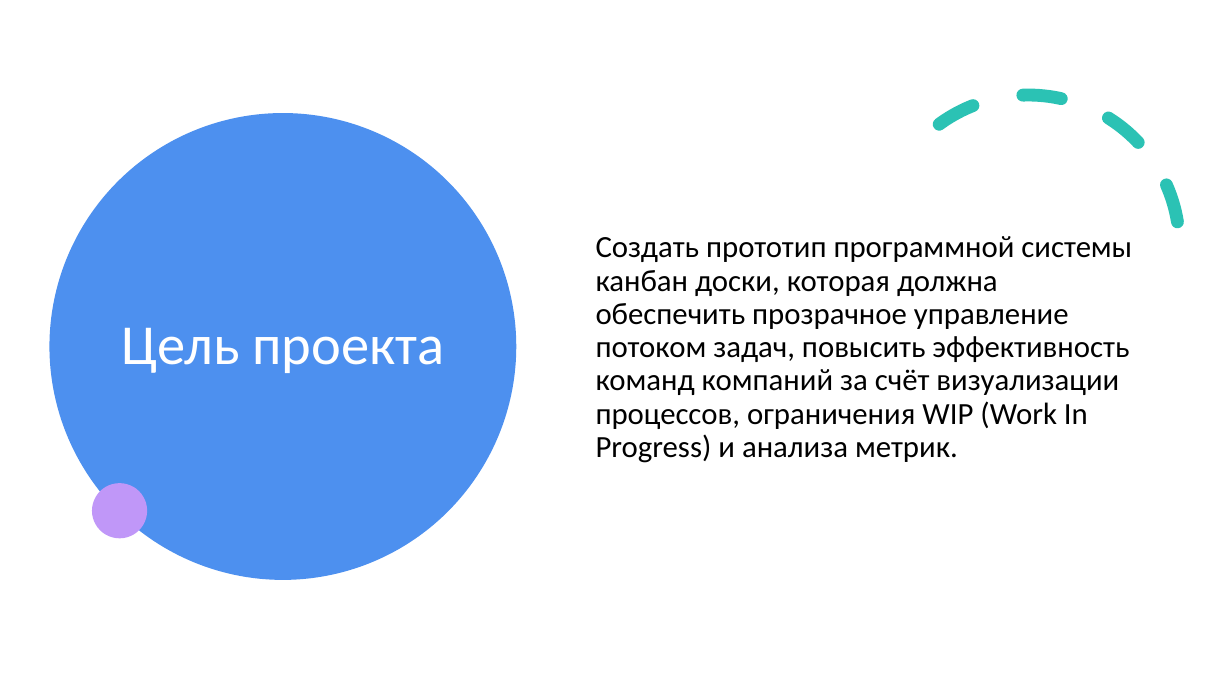
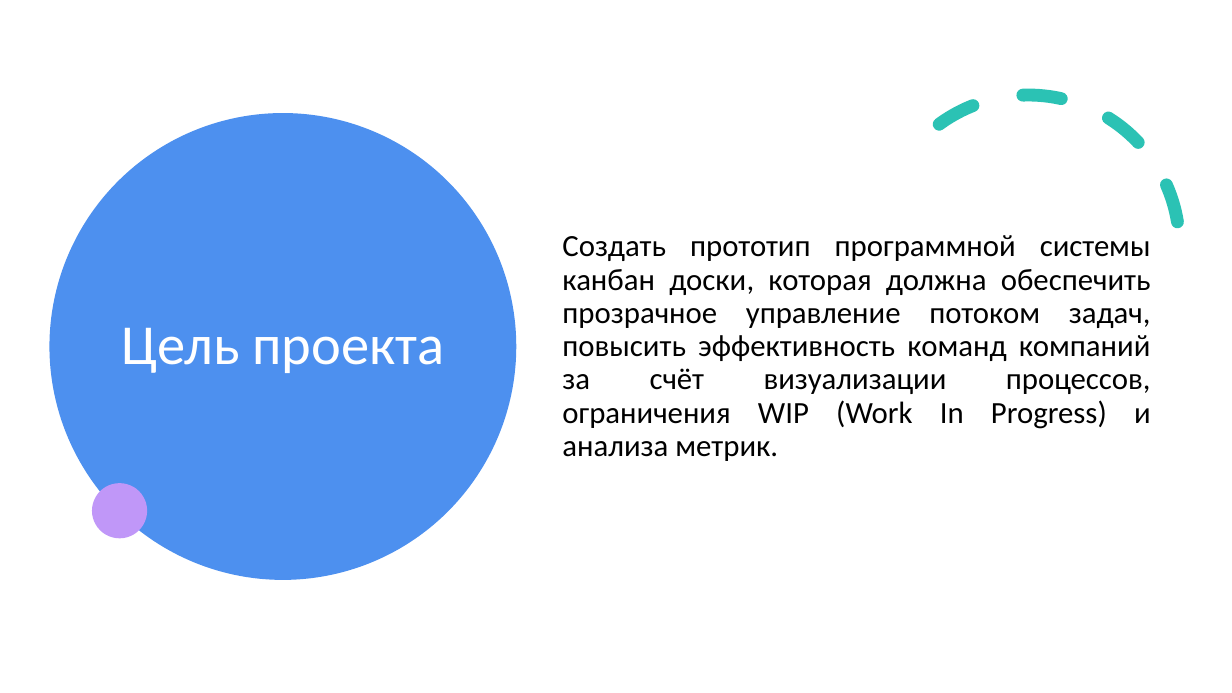
Before and after one commit to r0mbaa/Kanban-Board, a slide deck: slide 2 of Paperwork/РПС_Презентация_к_проекту.pptx. Drawn at 1232x693 pixels with LibreOffice and Linux fonts; fonts in the diff are those of the drawing. Boxes give left, top, right and bottom in pixels: in the first picture for what was removed or moved away, otherwise in the second. Text is boxed around its words. In the diff, an @@ line names an element or a change of style, - is before the commit and + after.

```diff
--- a/Paperwork/РПС_Презентация_к_проекту.pptx
+++ b/Paperwork/РПС_Презентация_к_проекту.pptx
@@ text "Создать прототип программной системы канбан ...": place and size @@
-text "Создать прототип программной системы канбан ..." at box(596, 236, 1132, 463)
+text "Создать прототип программной системы канбан ..." at box(562, 235, 1151, 461)
@@ text "Создать прототип программной системы канбан ..." at box(562, 235, 1151, 461): alignment left to justified @@
```
Also in this commit, not shown: 9 other slides changed.
